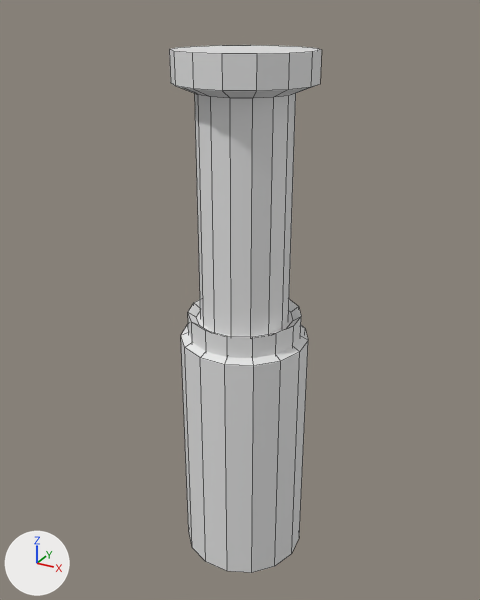
A saved change to the Blender file minecraft/Assets/JackhammerArm1.blend.
Rendered twice from a 50 mm lens placed at (5.07, -9.4, 4.08), pointed at (-0.17, 0.14, -0.69). The lights are fixed; the arrows at lower left show +X, +Y and +Z. The picture after the commit comes second. Mesh edges are drawn as thin lines.

The first picture shows 'Jackhammer'.
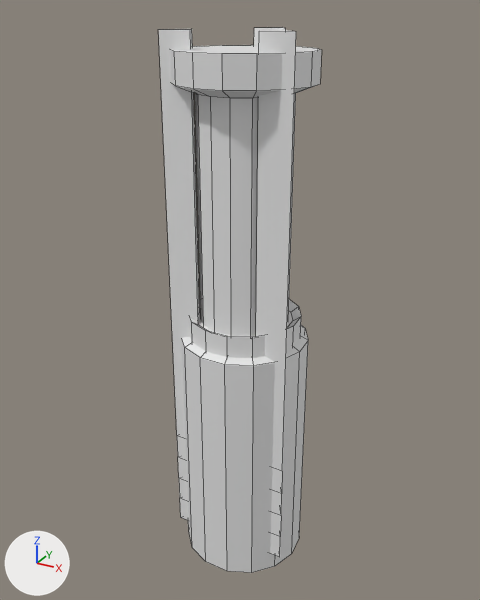
Pixel boxes (x1, y1, x2, y2) of what changed, in the pictures (480 x 600 px):
'LaserOutline', added: after (158, 27, 296, 557)

Edits to the bpy script that builds the scene:
```text
Add me_cylinder_001:
    me_cylinder_001.from_pydata(...)  # 75 vertices, 89 faces; spans x -1.12..1.12, y -0.64..1.29, z -1.0..8.21
Add ob_laseroutline:
    ob_laseroutline = bpy.data.objects.new('LaserOutline', me_cylinder_001)
    ob_laseroutline.location = (0.0, 0.0, -4.42)
```
